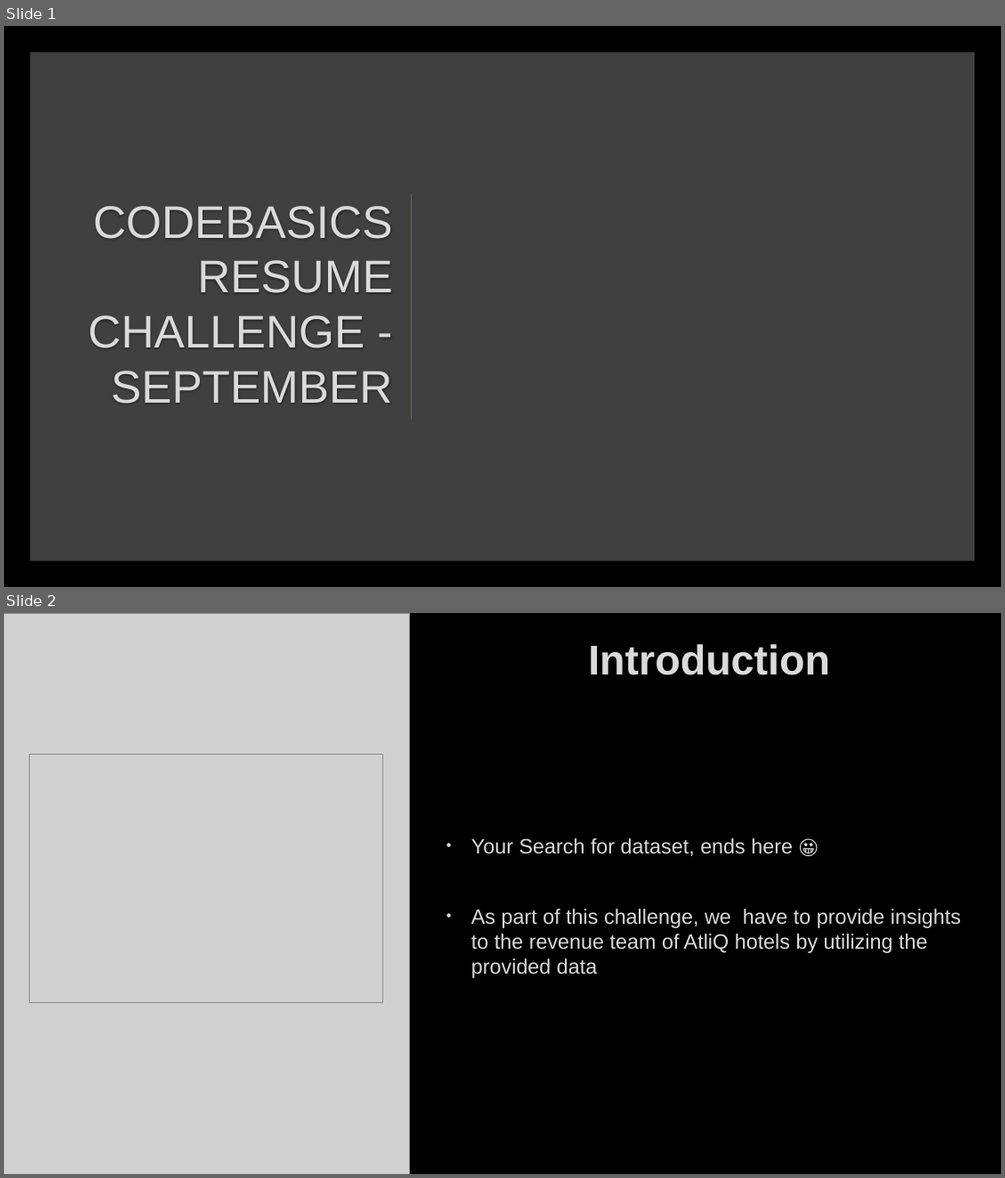
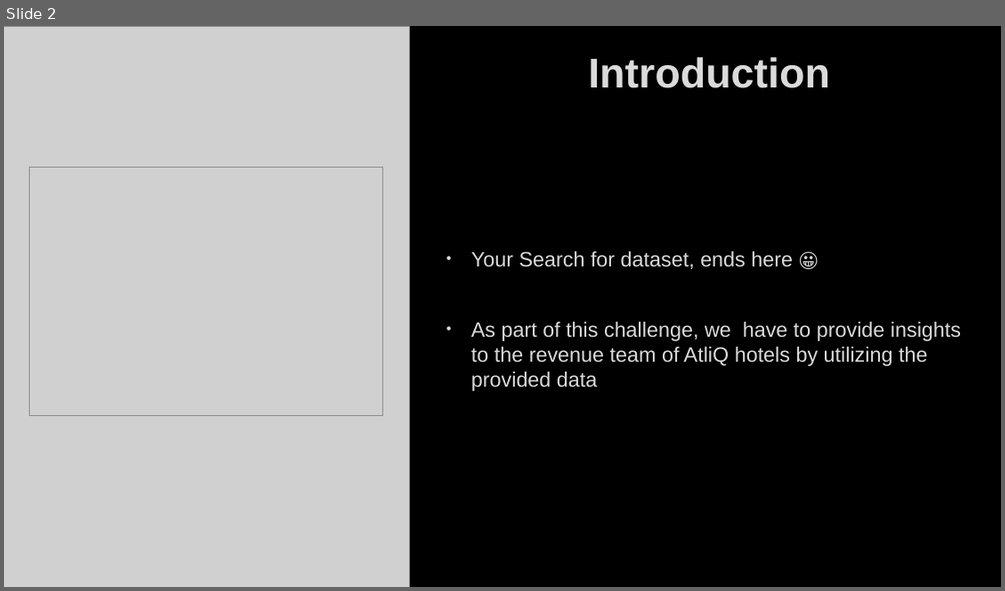
Before and after one commit to Gouthami-K/AtliQ_Hospitality_Analysis_PowerBI, a slide deck: Presentation.pptx. Shown one above the other, each under a label of ours: slides 1 and 2 before the commit, slide 2 after it. The pictures are 1005x1178 and 1005x591 pixels, drawn with LibreOffice and Linux fonts; fonts in the diff are those of the drawing; grey boxes stand for pictures; background and template pictures are left out. Boxes give left, top, right and bottom in pixels: in the first picture for what was removed or moved away, otherwise in the second. Text is boxed around its words. In the diff, an @@ line names an element or a change of style, - is before the commit and + after.

```diff
--- a/Presentation.pptx
+++ b/Presentation.pptx
@@ slide 1 removed at box(4, 26, 1001, 587), background picture (left out) @@
@@ rectangle removed at box(30, 52, 975, 561) @@
@@ title removed at box(88, 206, 392, 403) @@
-CODEBASICS RESUME CHALLENGE - SEPTEMBER
@@ line removed from (412, 194) to (412, 418) @@
```
Also in this commit, not shown: 1 slide added.
